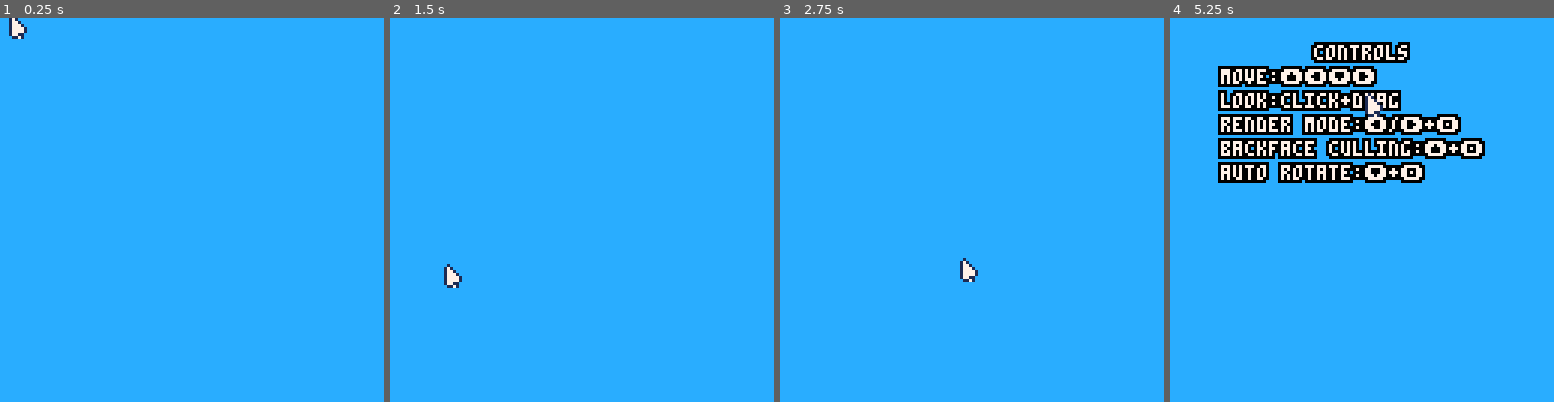
Above: before the commit, frames 1-4 (left to right).
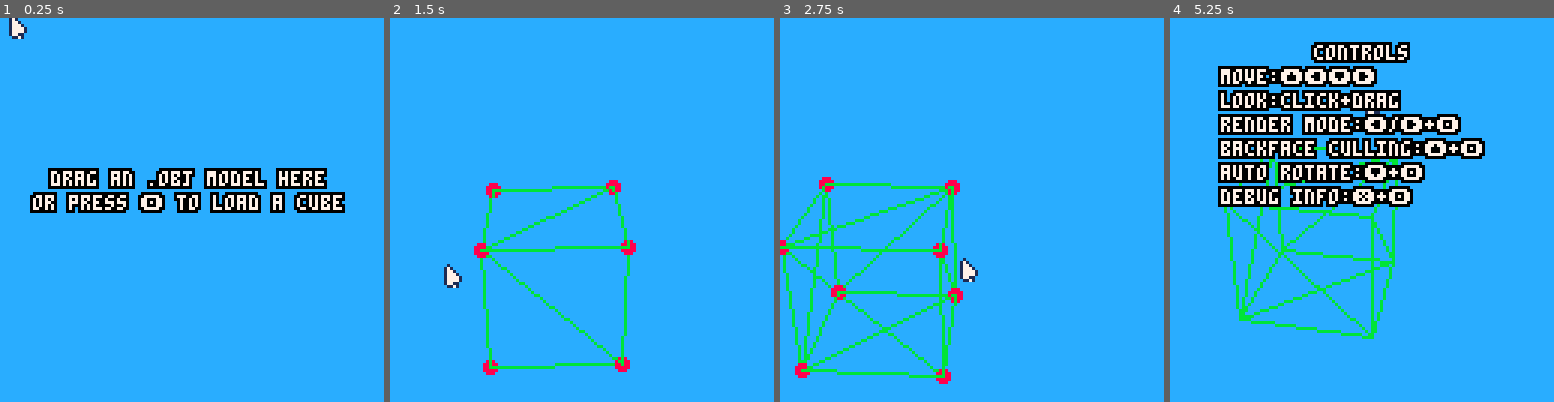
Above: after the commit, the same moments.

Repository: Woj-Rak/PICO-8-RENDERER
Game: PICO-8 cartridge renderer.p8
Two runs of this game, one before a commit and one after it. Both use one fixed random seed, a clock stepped at 60 frames per second and the inputs below.
Inputs (mouse positions are in pixels of both pictures, inside the frame that each line leads up to):
- Up to frame 1 (0.25 s): no input
- Up to frame 2 (1.5 s): tap X (X key) at 0.33, 1.07 s; click (670, 121) at 0.67 s; tap O (Z key) at 0.7 s; click (436, 267) at 1.22 s
- Up to frame 3 (2.75 s): hold Right 1.6-2.1 s; tap O (Z key) at 1.7, 2.1, 2.5 s; click (887, 114) at 1.77 s; tap X (X key) at 1.85 s; hold Up 2.15-2.42 s; click (952, 259) at 2.32 s; hold Right from 2.47 s (still down)
- Up to frame 4 (5.25 s): click (1404, 106) at 2.87 s; tap O (Z key) every 0.4 s from 2.9 to 4.9 s; tap X (X key) at 2.97, 4.08, 5.2 s; release Right at 3.03 s; hold Left 3.08-3.58 s; click (1465, 256) at 3.42 s; hold Down 3.63-3.97 s; click (1231, 102) at 3.97 s; hold Right 4.02-4.68 s; click (1292, 248) at 4.52 s; hold Up 4.73-5.03 s; click (1354, 94) at 5.07 s; hold Left from 5.08 s (still down)

The runs differ from the first frame. In frame 1, 6.8% of the frame differs, in the area x 7-90%, y 39-51%; in frame 2, 2.6%; in frame 3, 4.7%; in frame 4, 5.5%.

Commit message:
qol + controls display stuff

Diff:
--- a/renderer.p8
+++ b/renderer.p8
@@ -13,7 +13,6 @@
 #include matrix.lua
 
 -- TODO:
--- display name of the mesh?
 -- generate cool bg's if performance permits
 -- some sort of a lighting implementation
 -- look into filled triangle performance (it's extremely bad right now with the cube mesh)
@@ -89,11 +88,15 @@
     if btnp(⬇️) and btn(🅾️) then
         auto_rotate = not auto_rotate
     end
+    -- add cube mesh
+    if btnp(🅾️) and #meshes == 0 then
+        load_cube_mesh()
+    end
     -- toggle debug mode
     if btnp(❎) and btn(🅾️) then
         debug = not debug
     end
-    if btn(❎) and not debug then
+    if btn(❎) and not debug and #meshes > 0 then
         showing_controls = true
     else
         showing_controls = false
@@ -102,7 +105,9 @@
     mouse.update()
 
     -- camera movement
-    camera_movement(cam)
+    if #meshes > 0 then
+        camera_movement(cam)
+    end
 
     -- gfx process
     triangles_to_render = {}
@@ -211,9 +216,11 @@
 
     if load_in_progress then return end
 
-    if (showing_controls) then
-        show_controls()
-    end
+    if (#meshes == 0) then
+        oprint("drag an .obj model here", 16, 50, 0, 7)
+        oprint("or press 🅾️ to load a cube", 10, 58, 0, 7)
+    end
+
     -- rendering
     for t=1, #triangles_to_render do
         local cur_triangle = triangles_to_render[t]
@@ -241,6 +248,10 @@
 
     -- mouse draw
     mouse.draw()
+
+    if (showing_controls) then
+        show_controls()
+    end
 
     -- file loading
     if load_pending then
--- a/utils.lua
+++ b/utils.lua
@@ -45,6 +45,7 @@
    oprint("render mode:⬅️/➡️+🅾️",16,32,0,7)
    oprint("backface culling:⬆️+🅾️",16,40,0,7)
    oprint("auto rotate:⬇️+🅾️",16,48,0,7)
+   oprint("debug info:❎+🅾️",16,56,0,7)
 end
 
 function oprint(t,x,y,c1,c2)
